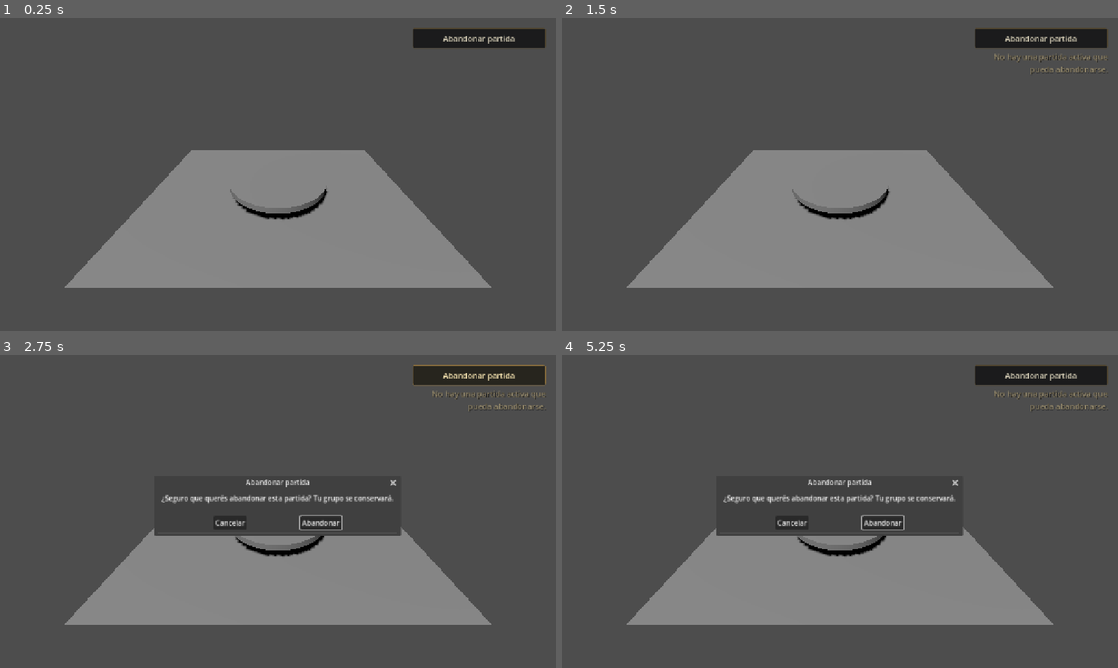
Above: before the commit, frames 1-4 (two rows, left to right).
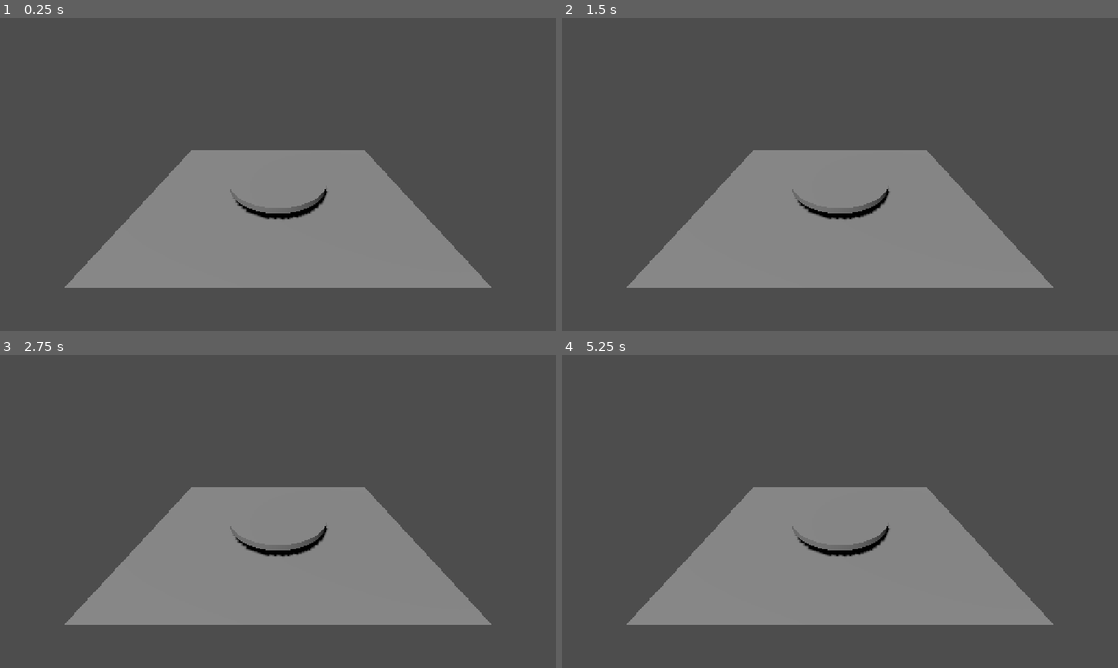
Above: after the commit, the same moments.

Repository: morfranja-coder/Gods-And-Liars
Game: Godot game, scene res://scenes/table/table.tscn
Two runs of this game, one before a commit and one after it. Both use one fixed random seed, a clock stepped at 60 frames per second and the inputs below. This scene is started directly instead of the project's main scene.
Inputs (mouse positions are in pixels of both pictures, inside the frame that each line leads up to):
- Up to frame 1 (0.25 s): no input
- Up to frame 2 (1.5 s): click (1040, 39) at 0.5 s, where only the run before the commit has a clickable "Abandonar partida"; click (884, 187) at 1.25 s, where only the run before the commit has a clickable "Abandonar"
- Up to frame 3 (2.75 s): click (478, 376) at 2 s, where only the run before the commit has a clickable "Abandonar partida"
- Up to frame 4 (5.25 s): click (884, 524) at 2.75 s, where only the run before the commit has a clickable "Abandonar"; click (1040, 376) at 3.5 s, where only the run before the commit has a clickable "Abandonar partida"; click (884, 524) at 4.25 s, where only the run before the commit has a clickable "Abandonar"; tap Enter at 5 s; move the mouse to (962, 495) at 5.02 s; tap V (voice_talk) at 5.1 s; click (962, 495) at 5.17 s

The runs differ from the first frame. In frame 1, 1.5% of the frame differs, in the area x 74-99%, y 3-10%; in frame 2, 1.8%; in frame 3, 7.7%, in the area x 27-99%, y 3-58%; in frame 4, 7.7%.

Commit message:
Integrate in-match pause UI

Diff:
--- /dev/null
+++ b/scenes/table/pause_ui.tscn
@@ -0,0 +1,144 @@
+[gd_scene load_steps=3 format=3]
+
+[ext_resource type="Script" path="res://scenes/table/pause_ui.gd" id="1"]
+[ext_resource type="Theme" path="res://ui/gods_liars_theme.tres" id="2"]
+
+[node name="PauseUI" type="CanvasLayer"]
+layer = 30
+script = ExtResource("1")
+
+[node name="Veil" type="ColorRect" parent="."]
+unique_name_in_owner = true
+anchors_preset = 15
+anchor_right = 1.0
+anchor_bottom = 1.0
+grow_horizontal = 2
+grow_vertical = 2
+color = Color(0.015, 0.016, 0.018, 0.72)
+mouse_filter = 0
+
+[node name="Center" type="CenterContainer" parent="."]
+anchors_preset = 15
+anchor_right = 1.0
+anchor_bottom = 1.0
+grow_horizontal = 2
+grow_vertical = 2
+
+[node name="Panel" type="PanelContainer" parent="Center"]
+unique_name_in_owner = true
+custom_minimum_size = Vector2(560, 0)
+layout_mode = 2
+theme = ExtResource("2")
+
+[node name="Margin" type="MarginContainer" parent="Center/Panel"]
+layout_mode = 2
+theme_override_constants/margin_left = 42
+theme_override_constants/margin_top = 34
+theme_override_constants/margin_right = 42
+theme_override_constants/margin_bottom = 34
+
+[node name="VBox" type="VBoxContainer" parent="Center/Panel/Margin"]
+layout_mode = 2
+theme_override_constants/separation = 12
+
+[node name="Title" type="Label" parent="Center/Panel/Margin/VBox"]
+layout_mode = 2
+text = "RITUAL EN PAUSA"
+horizontal_alignment = 1
+theme_override_font_sizes/font_size = 28
+
+[node name="Subtitle" type="Label" parent="Center/Panel/Margin/VBox"]
+layout_mode = 2
+text = "La partida continúa conectada"
+horizontal_alignment = 1
+modulate = Color(0.72, 0.68, 0.58, 1)
+
+[node name="Separator" type="HSeparator" parent="Center/Panel/Margin/VBox"]
+layout_mode = 2
+
+[node name="ResumeButton" type="Button" parent="Center/Panel/Margin/VBox"]
+unique_name_in_owner = true
+layout_mode = 2
+text = "Volver al ritual"
+
+[node name="OptionsButton" type="Button" parent="Center/Panel/Margin/VBox"]
+unique_name_in_owner = true
+layout_mode = 2
+text = "Opciones"
+
+[node name="OptionsPanel" type="VBoxContainer" parent="Center/Panel/Margin/VBox"]
+unique_name_in_owner = true
+visible = false
+layout_mode = 2
+theme_override_constants/separation = 10
+
+[node name="BrightnessRow" type="HBoxContainer" parent="Center/Panel/Margin/VBox/OptionsPanel"]
+layout_mode = 2
+
+[node name="Label" type="Label" parent="Center/Panel/Margin/VBox/OptionsPanel/BrightnessRow"]
+custom_minimum_size = Vector2(150, 0)
+layout_mode = 2
+text = "Brillo"
+
+[node name="BrightnessSlider" type="HSlider" parent="Center/Panel/Margin/VBox/OptionsPanel/BrightnessRow"]
+unique_name_in_owner = true
+layout_mode = 2
+size_flags_horizontal = 3
+min_value = 0.7
+max_value = 1.3
+step = 0.05
+value = 1.0
+
+[node name="BrightnessValue" type="Label" parent="Center/Panel/Margin/VBox/OptionsPanel/BrightnessRow"]
+unique_name_in_owner = true
+custom_minimum_size = Vector2(70, 0)
+layout_mode = 2
+text = "100%"
+horizontal_alignment = 2
+
+[node name="QualityRow" type="HBoxContainer" parent="Center/Panel/Margin/VBox/OptionsPanel"]
+layout_mode = 2
+
+[node name="Label" type="Label" parent="Center/Panel/Margin/VBox/OptionsPanel/QualityRow"]
+custom_minimum_size = Vector2(150, 0)
+layout_mode = 2
+text = "Calidad"
+
+[node name="QualityOption" type="OptionButton" parent="Center/Panel/Margin/VBox/OptionsPanel/QualityRow"]
+unique_name_in_owner = true
+layout_mode = 2
+size_flags_horizontal = 3
+
+[node name="VsyncCheck" type="CheckButton" parent="Center/Panel/Margin/VBox/OptionsPanel"]
+unique_name_in_owner = true
+layout_mode = 2
+text = "Sincronización vertical (V-Sync)"
+
+[node name="FpsRow" type="HBoxContainer" parent="Center/Panel/Margin/VBox/OptionsPanel"]
+layout_mode = 2
+
+[node name="Label" type="Label" parent="Center/Panel/Margin/VBox/OptionsPanel/FpsRow"]
+custom_minimum_size = Vector2(150, 0)
+layout_mode = 2
+text = "Límite FPS"
+
+[node name="FpsOption" type="OptionButton" parent="Center/Panel/Margin/VBox/OptionsPanel/FpsRow"]
+unique_name_in_owner = true
+layout_mode = 2
+size_flags_horizontal = 3
+
+[node name="Separator2" type="HSeparator" parent="Center/Panel/Margin/VBox"]
+layout_mode = 2
+
+[node name="LeaveButton" type="Button" parent="Center/Panel/Margin/VBox"]
+unique_name_in_owner = true
+layout_mode = 2
+text = "Abandonar partida"
+
+[node name="LeaveStatusLabel" type="Label" parent="Center/Panel/Margin/VBox"]
+unique_name_in_owner = true
+layout_mode = 2
+text = ""
+horizontal_alignment = 1
+autowrap_mode = 2
+modulate = Color(0.78, 0.74, 0.64, 1)
--- a/scenes/table/table.gd
+++ b/scenes/table/table.gd
@@ -9,8 +9,7 @@
 var selected_peer_id: int = 0
 var _avatars: Dictionary = {}
 
-@onready var leave_match_button: Button = %LeaveMatchButton
-@onready var leave_status_label: Label = %LeaveStatusLabel
+@onready var pause_ui: CanvasLayer = $PauseUI
 @onready var leave_confirm_dialog: ConfirmationDialog = %LeaveConfirmDialog
 
 func _ready() -> void:
@@ -23,13 +22,21 @@
 	MatchAuthority.vote_resolution_received.connect(_on_vote_resolution_received)
 	MatchLeaveManager.leave_started.connect(_on_leave_started)
 	MatchLeaveManager.leave_rejected.connect(_on_leave_rejected)
-	leave_match_button.pressed.connect(_on_leave_match_pressed)
+	pause_ui.leave_pressed.connect(_on_leave_match_pressed)
 	leave_confirm_dialog.confirmed.connect(_on_leave_confirmed)
 	_refresh_roster()
 	if multiplayer.is_server() and NetworkManager.is_host:
 		MatchAuthority.call_deferred("begin_role_reveal")
 
 func _unhandled_input(event: InputEvent) -> void:
+	if event is InputEventKey:
+		var key_event := event as InputEventKey
+		if key_event.keycode == KEY_ESCAPE and key_event.pressed and not key_event.echo:
+			pause_ui.toggle()
+			get_viewport().set_input_as_handled()
+			return
+	if pause_ui.is_open:
+		return
 	if event is not InputEventMouseButton:
 		return
 	var mouse_event := event as InputEventMouseButton
@@ -49,19 +56,16 @@
 
 func _on_leave_confirmed() -> void:
 	if MatchLeaveManager.request_leave_match():
-		leave_match_button.disabled = true
-		leave_status_label.text = (
-			"Transfiriendo host..."
-			if NetworkManager.is_host
-			else "Abandonando partida..."
+		pause_ui.set_leave_pending(
+			true,
+			"Transfiriendo host..." if NetworkManager.is_host else "Abandonando partida..."
 		)
 
 func _on_leave_started() -> void:
-	leave_match_button.disabled = true
+	pause_ui.set_leave_pending(true, "Procesando salida del ritual...")
 
 func _on_leave_rejected(reason: String) -> void:
-	leave_match_button.disabled = false
-	leave_status_label.text = reason
+	pause_ui.show_leave_error(reason)
 
 func _build_placeholder_table() -> void:
 	var table := MeshInstance3D.new()
--- a/scenes/table/table.tscn
+++ b/scenes/table/table.tscn
@@ -5,7 +5,7 @@
 [ext_resource type="PackedScene" path="res://scenes/table/night_action_ui.tscn" id="3"]
 [ext_resource type="PackedScene" path="res://scenes/table/day_vote_ui.tscn" id="4"]
 [ext_resource type="PackedScene" path="res://scenes/table/match_end_ui.tscn" id="5"]
-[ext_resource type="Theme" path="res://ui/gods_liars_theme.tres" id="6"]
+[ext_resource type="PackedScene" path="res://scenes/table/pause_ui.tscn" id="6"]
 
 [node name="Table" type="Node3D"]
 script = ExtResource("1")
@@ -24,38 +24,12 @@
 
 [node name="MatchEndUI" parent="." instance=ExtResource("5")]
 
-[node name="LeaveUI" type="CanvasLayer" parent="."]
-layer = 20
+[node name="PauseUI" parent="." instance=ExtResource("6")]
 
-[node name="Margin" type="MarginContainer" parent="LeaveUI"]
-anchors_preset = 1
-anchor_left = 1.0
-anchor_right = 1.0
-offset_left = -330.0
-offset_top = 24.0
-offset_right = -24.0
-offset_bottom = 104.0
-grow_horizontal = 0
-theme = ExtResource("6")
+[node name="DialogUI" type="CanvasLayer" parent="."]
+layer = 40
 
-[node name="VBox" type="VBoxContainer" parent="LeaveUI/Margin"]
-layout_mode = 2
-theme_override_constants/separation = 6
-
-[node name="LeaveMatchButton" type="Button" parent="LeaveUI/Margin/VBox"]
-unique_name_in_owner = true
-layout_mode = 2
-text = "Abandonar partida"
-
-[node name="LeaveStatusLabel" type="Label" parent="LeaveUI/Margin/VBox"]
-unique_name_in_owner = true
-layout_mode = 2
-text = ""
-horizontal_alignment = 2
-autowrap_mode = 2
-modulate = Color(0.72, 0.68, 0.58, 1)
-
-[node name="LeaveConfirmDialog" type="ConfirmationDialog" parent="LeaveUI"]
+[node name="LeaveConfirmDialog" type="ConfirmationDialog" parent="DialogUI"]
 unique_name_in_owner = true
 title = "Abandonar partida"
 dialog_text = "¿Seguro que querés abandonar esta partida?"
